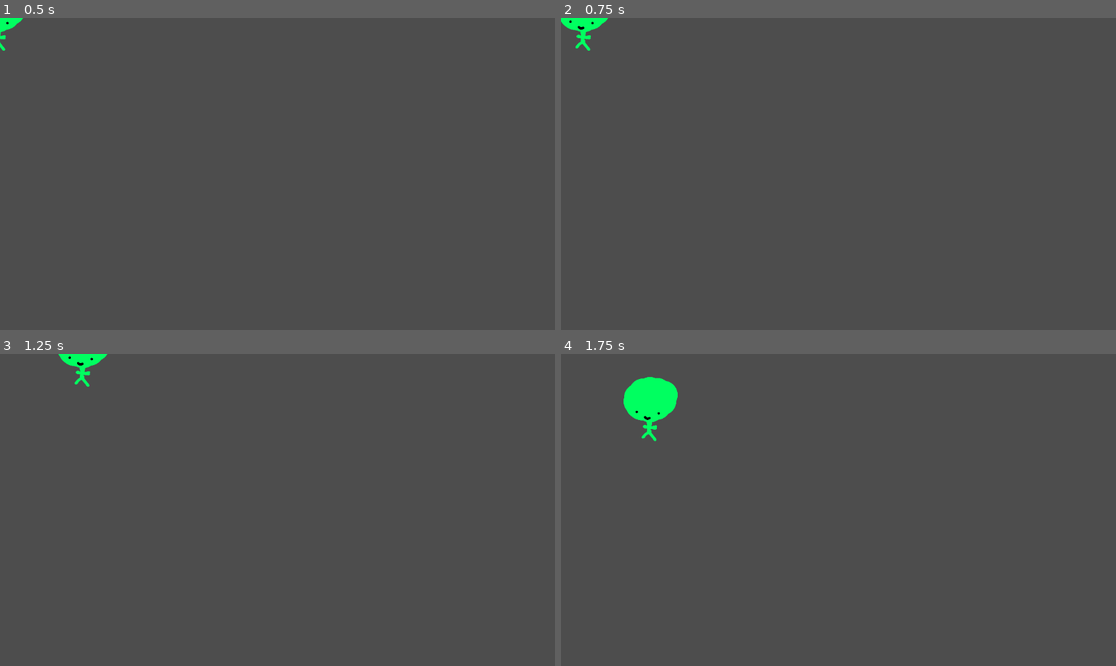
Above: before the commit, frames 1-4 (two rows, left to right).
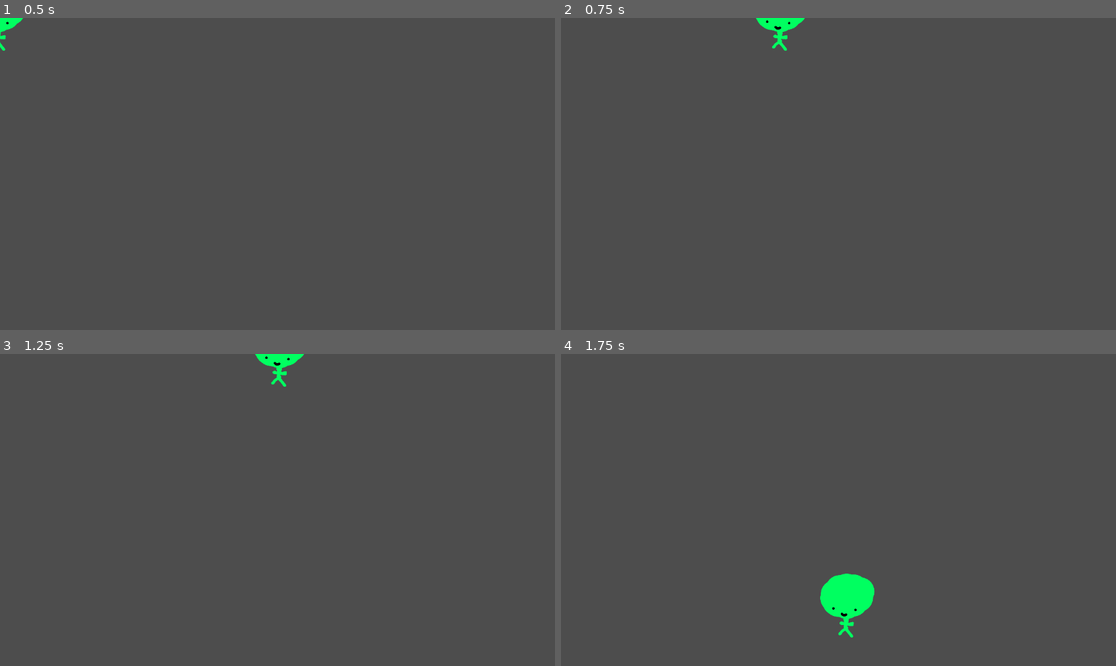
Above: after the commit, the same moments.

Repository: JoelDonnelly/MiniJam
Game: Godot game, scene res://Player/player.tscn
The game is run twice, just before and just after one commit, with the same random seed, the same clock (stepped at 60 frames per second) and the same inputs. The project has no main scene, so this scene is started directly.
Inputs:
- Up to frame 1 (0.5 s): no input
- Up to frame 2 (0.75 s): tap Enter at 0.5 s; hold D (move_right) from 0.53 s (still down); tap Space (ability_dash, bound only after the commit) at 0.6 s
- Up to frame 3 (1.25 s): keep holding D (move_right)
- Up to frame 4 (1.75 s): release D (move_right) at 1.28 s; hold S (move_down) from 1.28 s (still down); tap Space (ability_dash, bound only after the commit) at 1.35 s

Frame 1 is identical in both runs. In frame 2, 0.7% of the frame differs, in the area x 0-44%, y 0-11%; in frame 3, 0.7%; in frame 4, 2.4%, in the area x 11-57%, y 7-91%.

Commit message:
added player dashing

Diff:
--- a/Player/player.gd
+++ b/Player/player.gd
@@ -1,13 +1,26 @@
 extends CharacterBody2D
 
-var speed = 250
+var speed: int = 250
+var dash_modifier: float = 15
+
+@export var dash_duration: float:
+	get:
+		return $DashDurationTimer.wait_time
+	set(value):
+		$DashDurationTimer.wait_time = value
+
+@export var dash_cooldown: float:
+	get:
+		return $DashCooldownTimer.wait_time
+	set(value):
+		$DashCooldownTimer.wait_time = value
 
 
 func _ready():
 	pass
 
 
-func get_input():
+func get_input(delta : float):
 	velocity = Vector2.ZERO
 
 	if Input.is_action_pressed("move_right"):
@@ -19,9 +32,15 @@
 	if Input.is_action_pressed("move_up"):
 		velocity.y -= 1
 
+	if Input.is_action_just_pressed("ability_dash") and $DashCooldownTimer.is_stopped():
+		$DashDurationTimer.start()
+		$DashCooldownTimer.start()
+
 	velocity = velocity.normalized() * speed
+	if not $DashDurationTimer.is_stopped():
+		velocity *= dash_modifier
 
 
 func _physics_process(delta : float):
-	get_input()
+	get_input(delta)
 	move_and_slide()
--- a/Player/player.tscn
+++ b/Player/player.tscn
@@ -23,3 +23,11 @@
 
 [node name="AnimatedSprite2D" type="AnimatedSprite2D" parent="."]
 sprite_frames = SubResource("SpriteFrames_qcj3g")
+
+[node name="DashCooldownTimer" type="Timer" parent="."]
+wait_time = 0.5
+one_shot = true
+
+[node name="DashDurationTimer" type="Timer" parent="."]
+wait_time = 0.1
+one_shot = true
--- a/project.godot
+++ b/project.godot
@@ -45,3 +45,8 @@
 , Object(InputEventKey,"resource_local_to_scene":false,"resource_name":"","device":-1,"window_id":0,"alt_pressed":false,"shift_pressed":false,"ctrl_pressed":false,"meta_pressed":false,"pressed":false,"keycode":0,"physical_keycode":4194322,"key_label":0,"unicode":0,"echo":false,"script":null)
 ]
 }
+ability_dash={
+"deadzone": 0.5,
+"events": [Object(InputEventKey,"resource_local_to_scene":false,"resource_name":"","device":-1,"window_id":0,"alt_pressed":false,"shift_pressed":false,"ctrl_pressed":false,"meta_pressed":false,"pressed":false,"keycode":0,"physical_keycode":32,"key_label":0,"unicode":32,"echo":false,"script":null)
+]
+}
